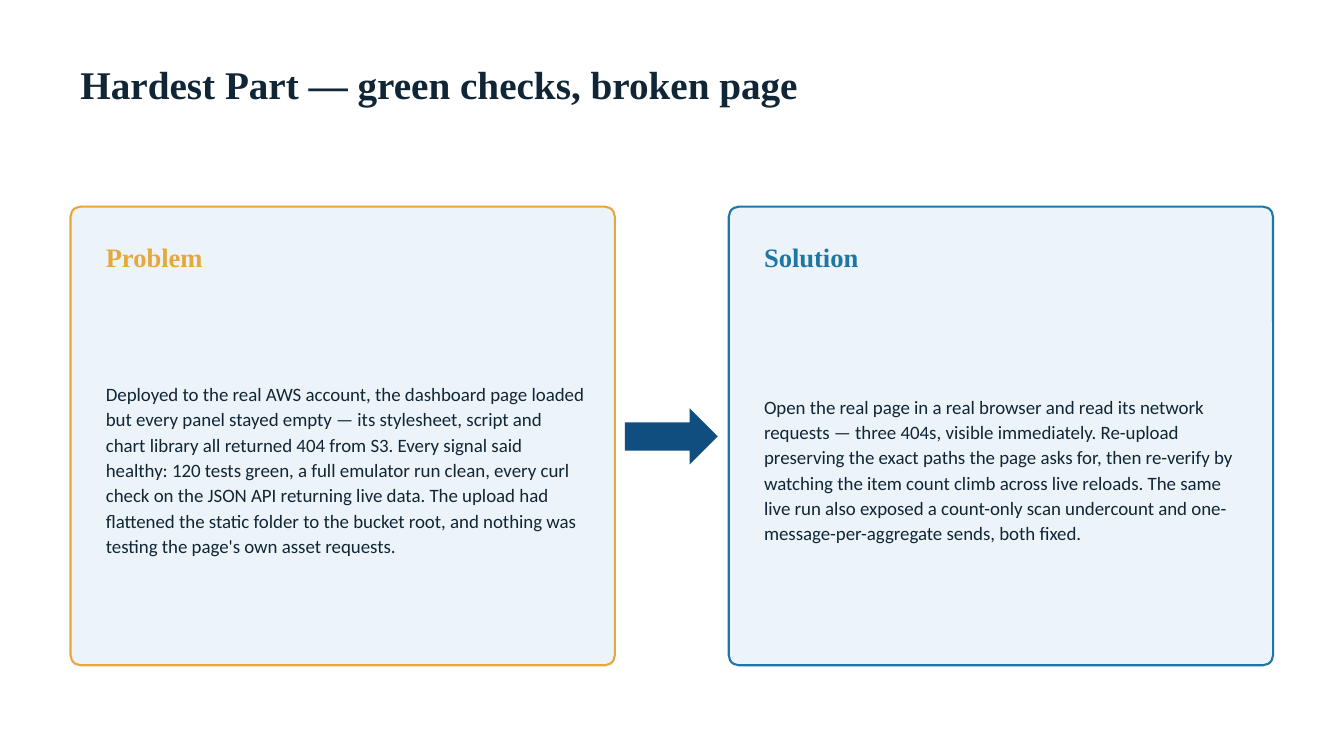
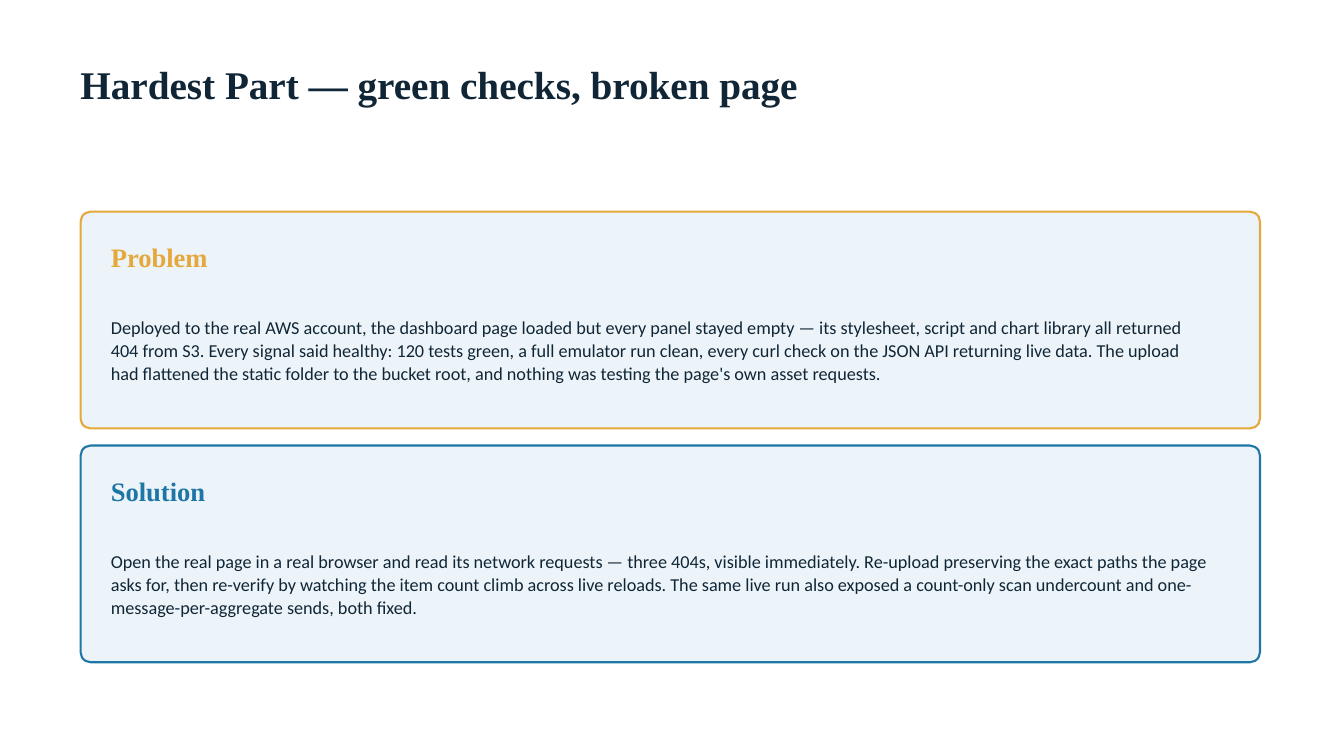
Before and after one commit to valletivarish/FEC_version_2, a slide deck: slide 4 of ppt/GopiKrishnan_X25112627_marine-vessel-monitoring.pptx. Drawn at 1344x756 pixels with LibreOffice and Linux fonts; fonts in the diff are those of the drawing. Boxes give left, top, right and bottom in pixels: in the first picture for what was removed or moved away, otherwise in the second. Text is boxed around its words. In the diff, an @@ line names an element or a change of style, - is before the commit and + after.

```diff
--- a/ppt/GopiKrishnan_X25112627_marine-vessel-monitoring.pptx
+++ b/ppt/GopiKrishnan_X25112627_marine-vessel-monitoring.pptx
@@ rounded rectangle resized from (x1=71, y1=207, x2=615, y2=665) to (x1=81, y1=212, x2=1260, y2=429) @@
@@ rounded rectangle at (x1=81, y1=212, x2=1260, y2=429): proportions changed @@
@@ text "Problem" moved from (x1=106, y1=248, x2=203, y2=268) to (x1=111, y1=248, x2=208, y2=268) @@
@@ text "Deployed to the real AWS ..." moved from (x1=106, y1=388, x2=584, y2=557) to (x1=111, y1=321, x2=1181, y2=383) @@
@@ text "Deployed to the real AWS ..." at (x1=111, y1=321, x2=1181, y2=383): size 13.5 to 13 pt; line spacing 1.12 to 1.05 @@
@@ right arrow removed at (x1=625, y1=408, x2=718, y2=465) @@
@@ rounded rectangle at (x1=81, y1=446, x2=1260, y2=662): proportions changed @@
@@ rounded rectangle resized from (x1=729, y1=207, x2=1273, y2=665) to (x1=81, y1=446, x2=1260, y2=662) @@
@@ text "Solution" moved from (x1=764, y1=248, x2=858, y2=268) to (x1=111, y1=482, x2=205, y2=502) @@
@@ text "Open the real page in ..." at (x1=111, y1=555, x2=1207, y2=617): size 13.5 to 13 pt; line spacing 1.12 to 1.05 @@
@@ text "Open the real page in ..." moved from (x1=764, y1=401, x2=1232, y2=544) to (x1=111, y1=555, x2=1207, y2=617) @@
```
Also in this commit, not shown: 1 other slide changed, 25 other files.
